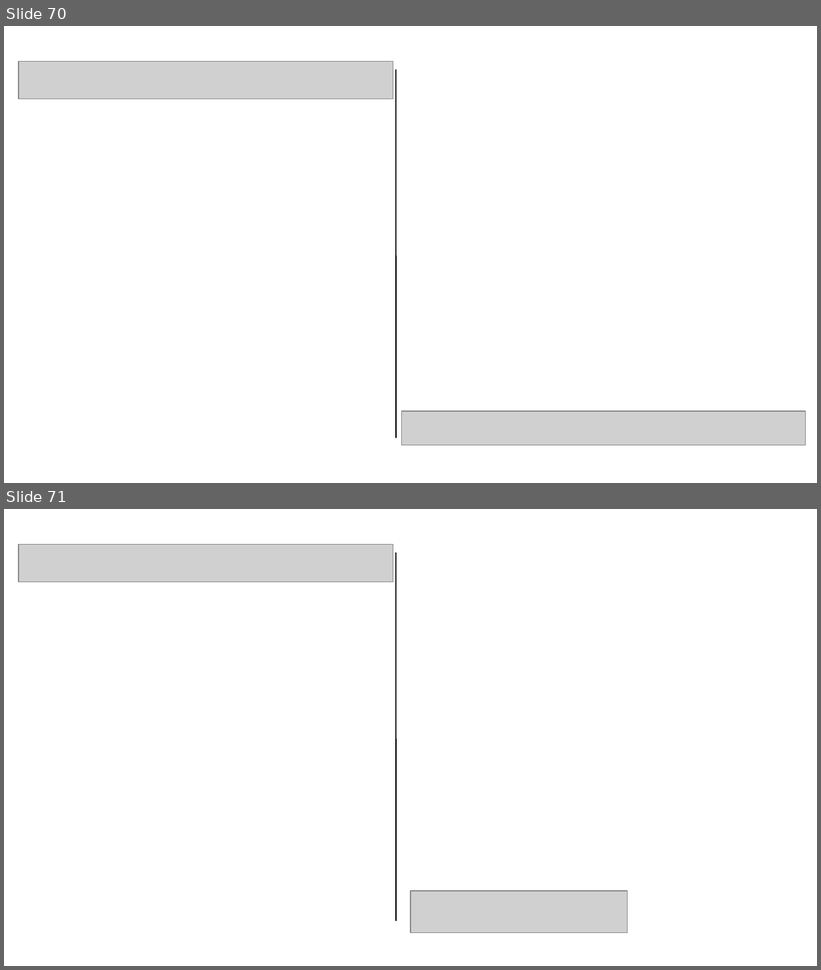
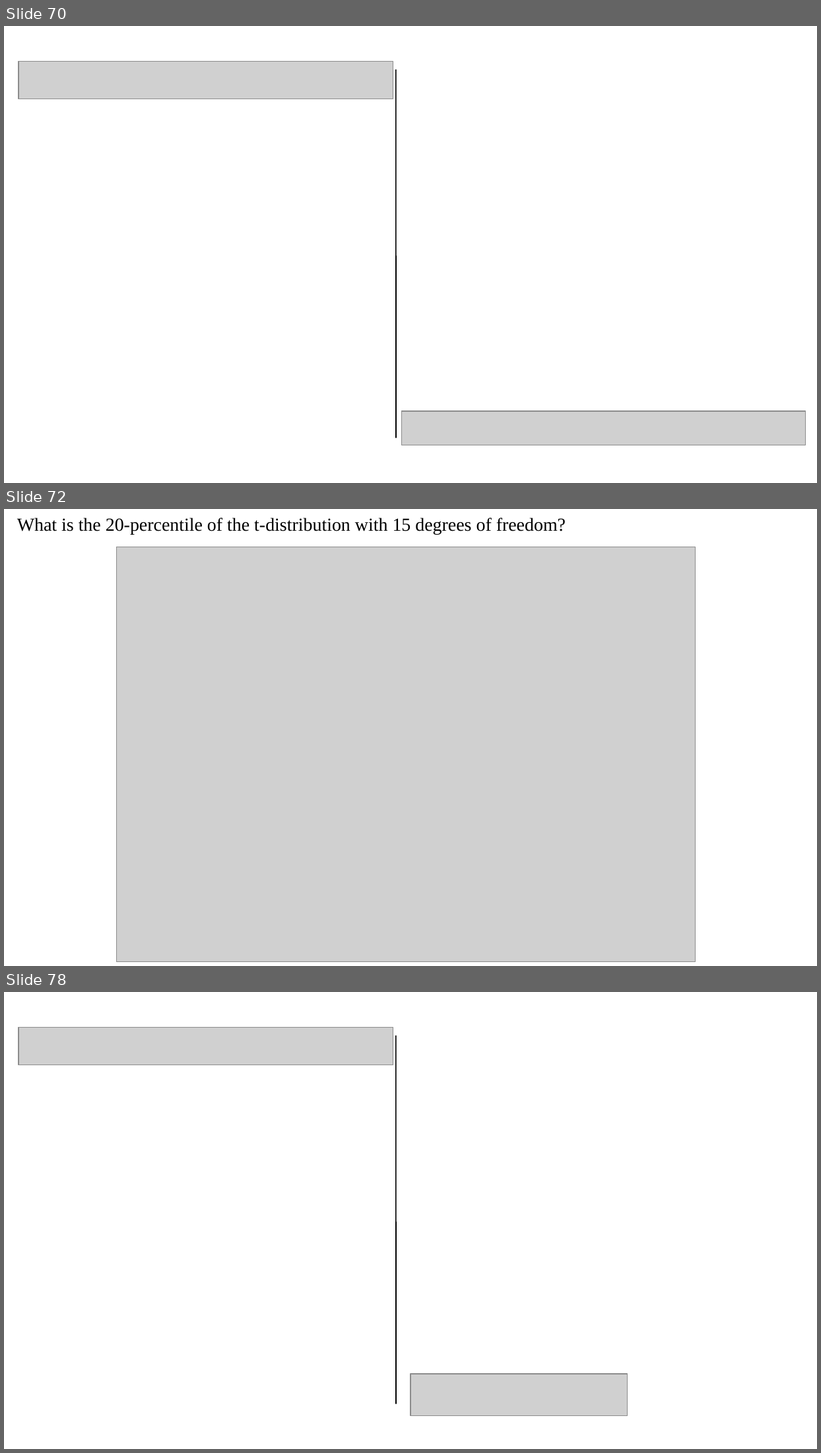
Before and after one commit to pvermees/geostats, a slide deck: slides/quizzes.odp. Shown one above the other, each under a label of ours: slides 70 and 71 before the commit, slides 70, 72 and 78 after it; the slides between them are not shown. The pictures are 821x970 and 821x1453 pixels, drawn with LibreOffice and Linux fonts; fonts in the diff are those of the drawing; grey boxes stand for pictures. Boxes give left, top, right and bottom in pixels: in the first picture for what was removed or moved away, otherwise in the second. Text is boxed around its words. In the diff, an @@ line names an element or a change of style, - is before the commit and + after.

```diff
--- a/slides/quizzes.odp
+++ b/slides/quizzes.odp
@@ slide 72 added at <box>4,509,817,966</box>, background #FFFFFF @@
@@ text added at <box>17,518,566,535</box>, 18 pt, text #000000 @@
+What is the 20-percentile of the t-distribution with 15 degrees of freedom?
@@ picture added at <box>117,547,696,963</box> @@
@@ what was slide 71 is now slide 78 @@
```
Also in this commit, not shown: 6 other slides added, 9 other files.
